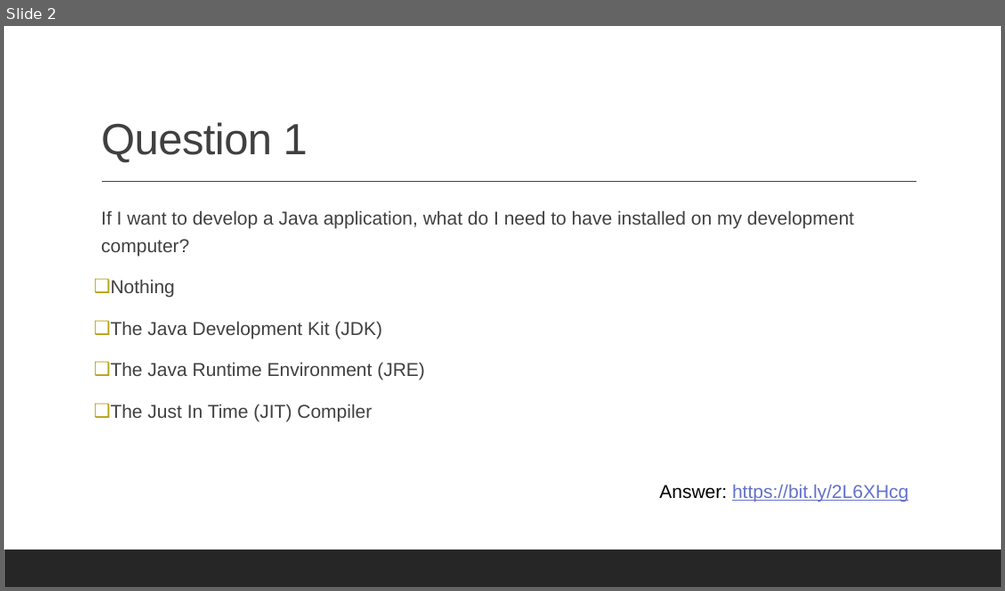
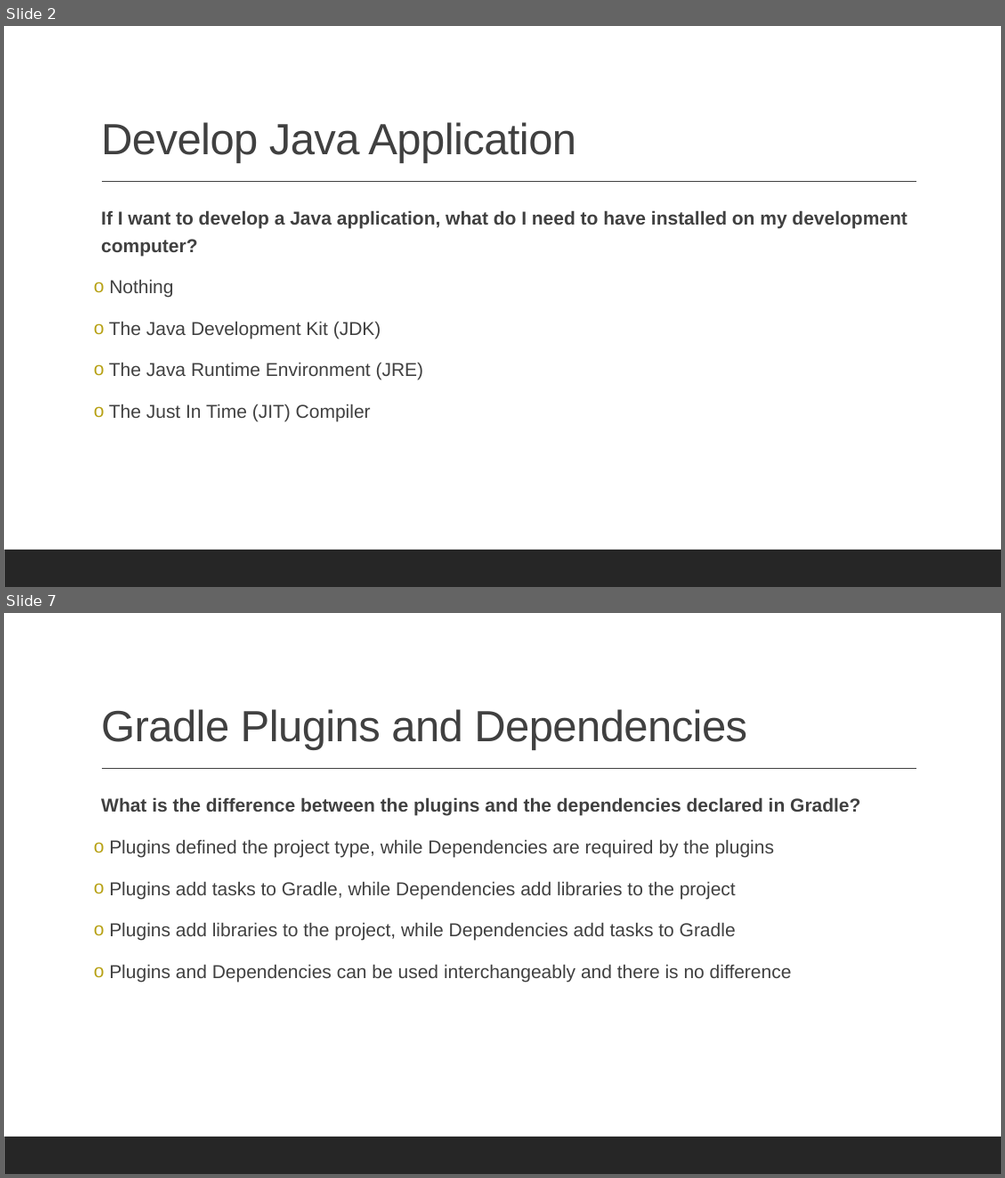
Before and after one commit to albertattard/java-boot-camp, a slide deck: assets/quiz/Quiz - 01.pptx. Shown one above the other, each under a label of ours: slide 2 before the commit, slides 2 and 7 after it; the slides between them are not shown. The pictures are 1005x591 and 1005x1178 pixels, drawn with LibreOffice and Linux fonts; fonts in the diff are those of the drawing. Boxes give left, top, right and bottom in pixels: in the first picture for what was removed or moved away, otherwise in the second. Text is boxed around its words. In the diff, an @@ line names an element or a change of style, - is before the commit and + after.

```diff
--- a/assets/quiz/Quiz - 01.pptx
+++ b/assets/quiz/Quiz - 01.pptx
@@ slide 7 added at [4, 613, 1001, 1174], background #FFFFFF; not listed: 2 template elements that a slide beside it also shows @@
@@ title added at [101, 709, 747, 750], 42 pt, text #404040 @@
+Gradle Plugins and Dependencies
@@ text added at [101, 797, 860, 981], 18 pt, text #404040 @@
+  What is the difference between the plugins and the dependencies declared in Gradle?
+o Plugins defined the project type, while Dependencies are required by the plugins
+o Plugins add tasks to Gradle, while Dependencies add libraries to the project
+o Plugins add libraries to the project, while Dependencies add tasks to Gradle
+o Plugins and Dependencies can be used interchangeably and there is no difference
@@ slide 2 changed as well @@
@@ title at [101, 122, 576, 163]: text changed @@
-Question 1
+Develop Java Application
@@ text "If I want to develop ..." at [101, 210, 906, 421]: bold on in "If I want to develop a Java ..."; bullet ❑ to o @@
@@ text removed at [659, 484, 908, 501] @@
-Answer: https://bit.ly/2L6XHcg
```
Also in this commit, not shown: 1 other slide changed, 15 other slides added, 3 other files.
